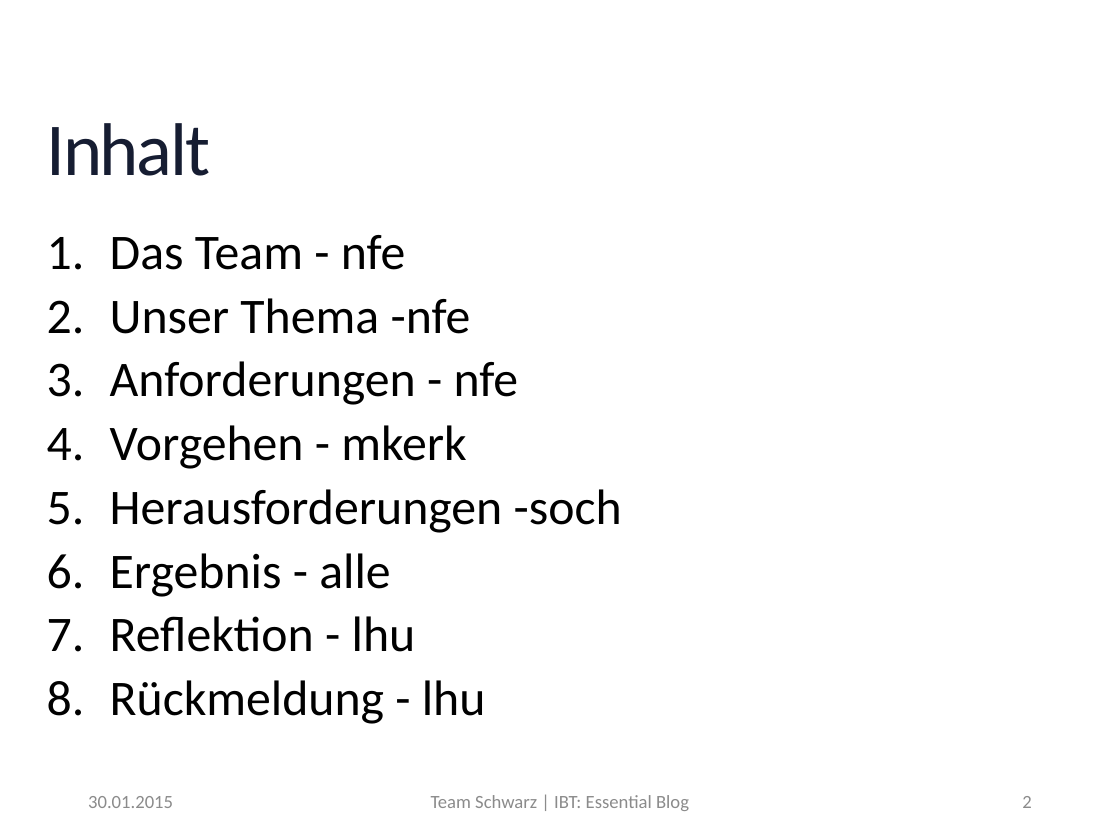
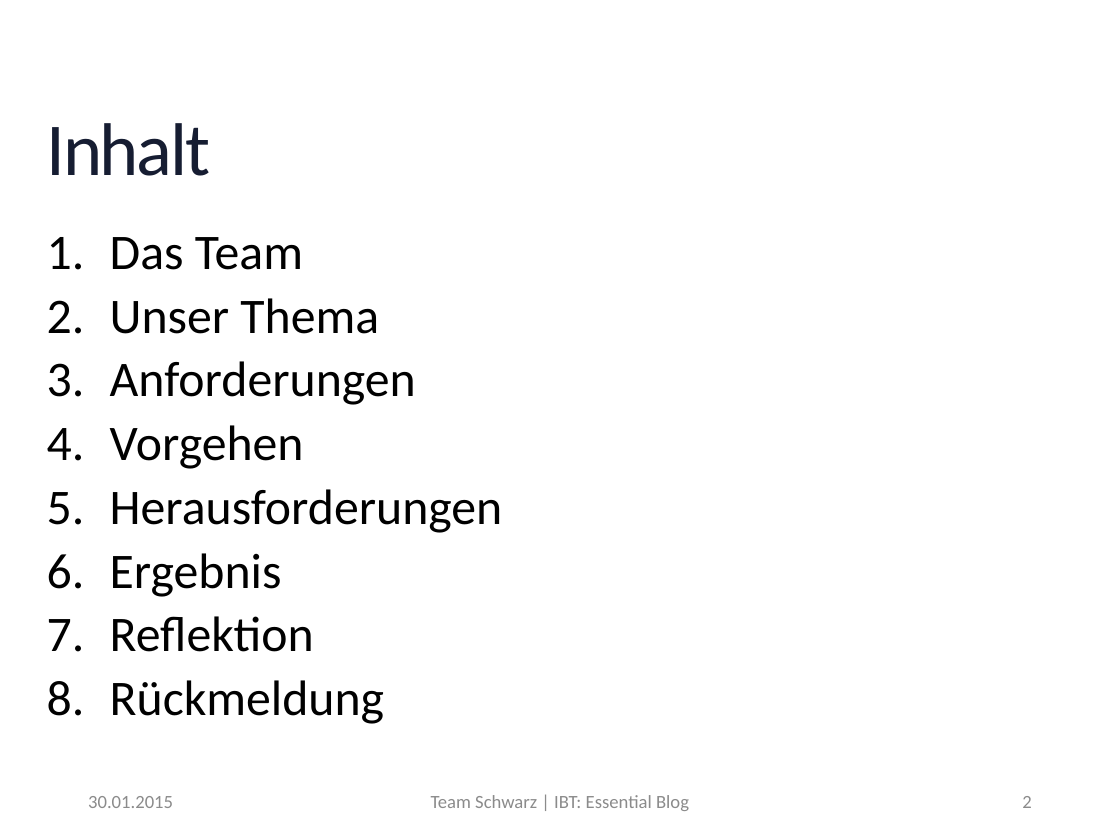
Before and after one commit to MrXXX92/EssentialBlog, a slide deck: slide 2 of Notizen/Präsentation_EssentialBlog.pptx. Drawn at 1120x840 pixels with LibreOffice and Linux fonts; fonts in the diff are those of the drawing; background and template pictures are left out. Boxes give left, top, right and bottom in pixels: in the first picture for what was removed or moved away, otherwise in the second. Text is boxed around its words. In the diff, an @@ line names an element or a change of style, - is before the commit and + after.

```diff
--- a/Notizen/Präsentation_EssentialBlog.pptx
+++ b/Notizen/Präsentation_EssentialBlog.pptx
@@ text at (110,237,503,724): text changed @@
-1. Das Team - nfe
-2. Unser Thema -nfe
-3. Anforderungen - nfe
-4. Vorgehen - mkerk
-5. Herausforderungen -soch
-6. Ergebnis - alle
-7. Reflektion - lhu
-8. Rückmeldung - lhu
+1. Das Team
+2. Unser Thema
+3. Anforderungen
+4. Vorgehen
+5. Herausforderungen
+6. Ergebnis
+7. Reflektion
+8. Rückmeldung
```
Also in this commit, not shown: 16 other slides changed, 4 slides added, 6 slides removed, 2 other files.
